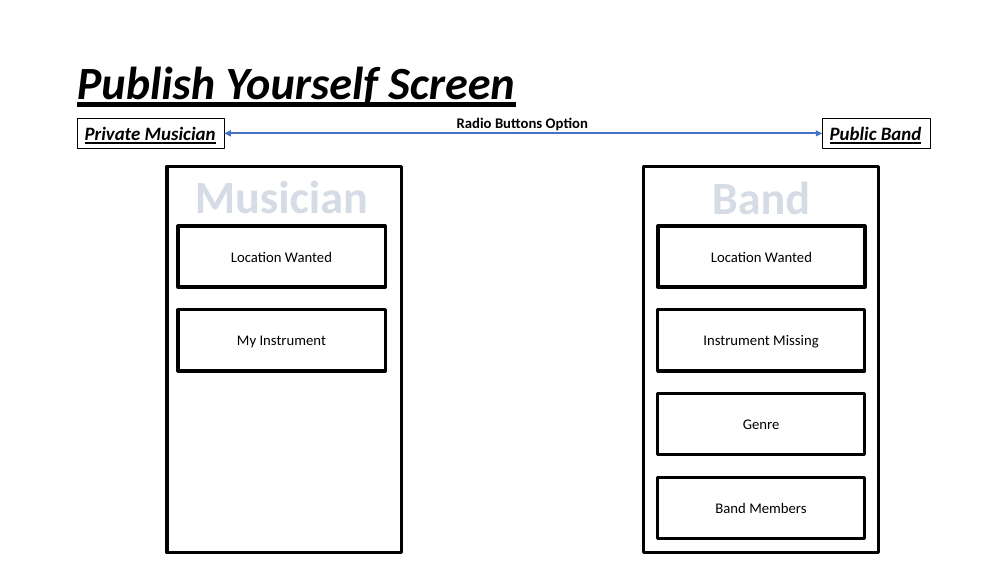
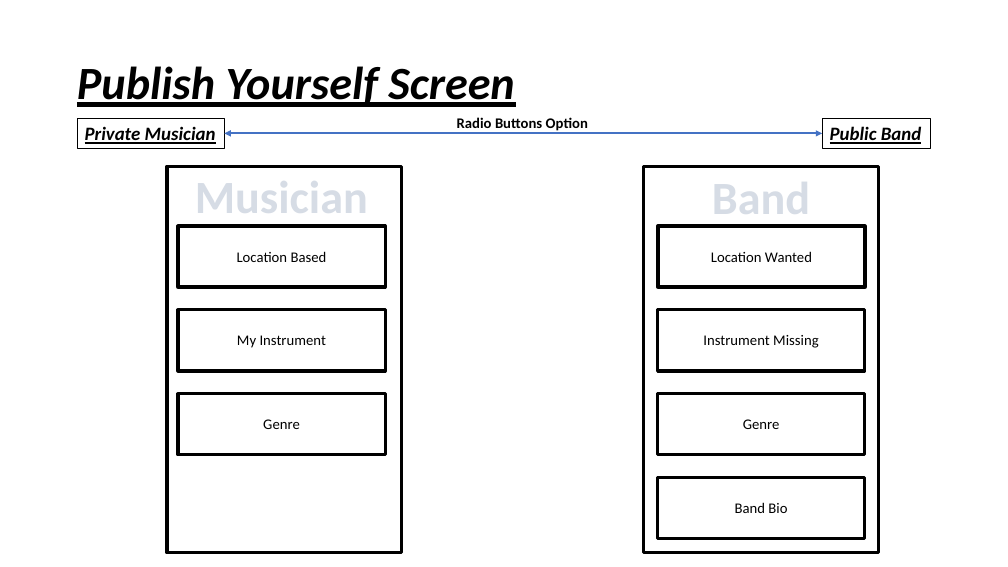
Before and after one commit to LidorPrototype/MusicianFinder, a slide deck: slide 8 of Musician Finder Specification Document.pptx. Drawn at 1008x567 pixels with LibreOffice and Linux fonts; fonts in the diff are those of the drawing. Boxes give left, top, right and bottom in pixels: in the first picture for what was removed or moved away, otherwise in the second. Text is boxed around its words. In the diff, an @@ line names an element or a change of style, - is before the commit and + after.

```diff
--- a/Musician Finder Specification Document.pptx
+++ b/Musician Finder Specification Document.pptx
@@ text in rectangle at box(237, 251, 327, 262): text changed @@
-Location Wanted
+Location Based
@@ rectangle added at box(178, 394, 385, 455), outline #000000 3 pt, 14 pt, text #000000 @@
+Genre
@@ text in rectangle at box(735, 502, 787, 513): text changed @@
-Band Members
+Band Bio
```
Also in this commit, not shown: 1 slide added, 21 other files.
